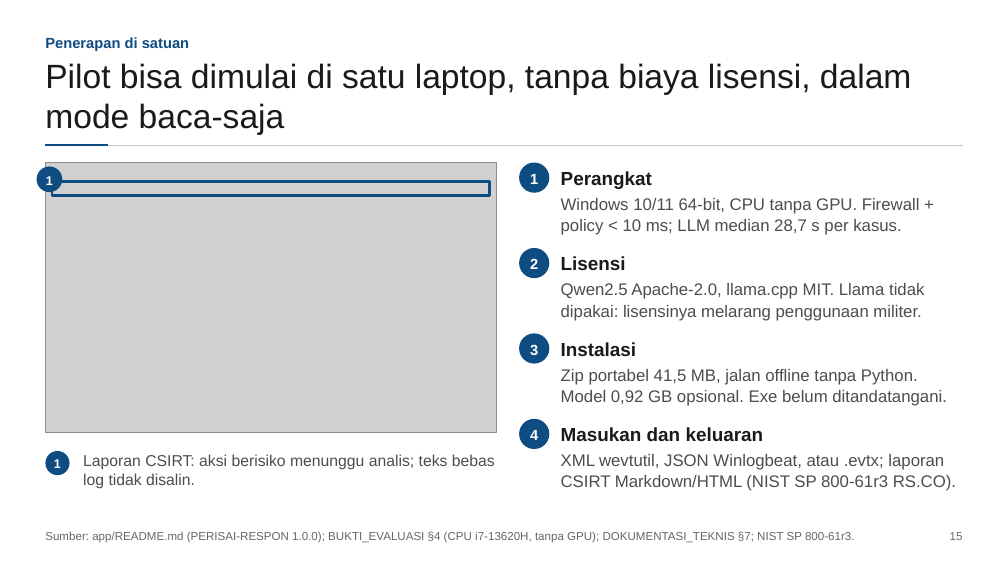
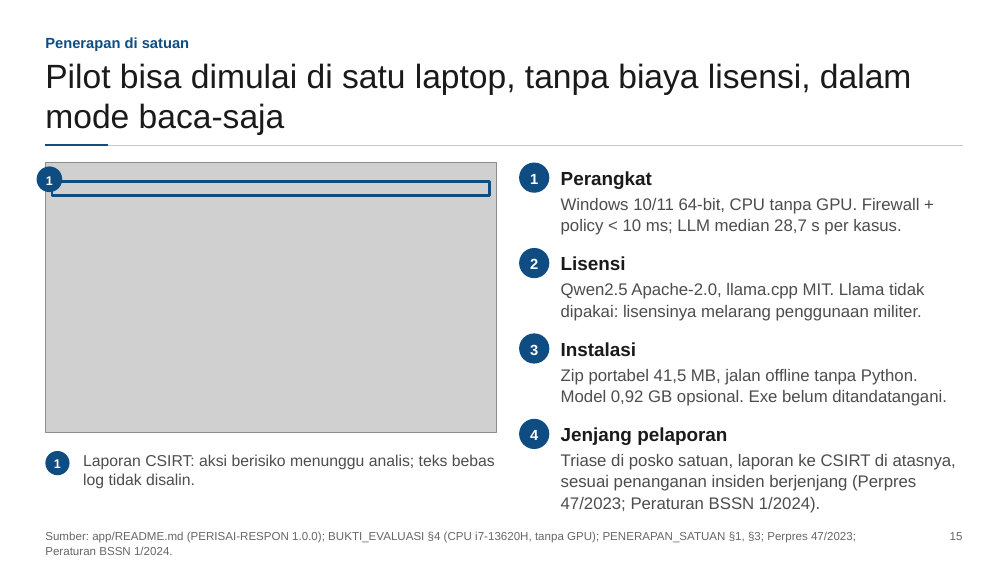
Before and after one commit to poggymacello/perisai-respon, a slide deck: slide 15 of aset_kirim/slide/PERISAI-RESPON_Slide_Teknis.pptx. Drawn at 1008x567 pixels with LibreOffice and Linux fonts; fonts in the diff are those of the drawing; grey boxes stand for pictures. Boxes give left, top, right and bottom in pixels: in the first picture for what was removed or moved away, otherwise in the second. Text is boxed around its words. In the diff, an @@ line names an element or a change of style, - is before the commit and + after.

Commit message:
Cek silang draf AI, penjaga aset OT, paket penerapan satuan, jalur juri 3 menit
- Aplikasi: draf AI yang menyebut kategori di luar temuan aturan ditandai dan dicatat di audit (175 dari 421 draf uji, 41,6 %)
- Aplikasi: usulan isolasi untuk host HMI-/PLC-/SCADA- dan daftar aset satuan menjadi eskalasi
- Aplikasi: muat data contoh idempoten (tidak ada kasus ganda di demo web)
- docs/PENERAPAN_SATUAN.md: peta kebutuhan, skenario posko, instalasi air-gapped, pilot 30 hari, biaya, risiko
- README: bagian Untuk juri, hasil cek silang, deklarasi narasi TTS
- Slide teknis, screenshot 15 Nov, susunan tim (Poggy ketua, Aziz, Hasri)
- Video: narasi bagian draf AI dan skrip narasi suara sintetis

```diff
--- a/aset_kirim/slide/PERISAI-RESPON_Slide_Teknis.pptx
+++ b/aset_kirim/slide/PERISAI-RESPON_Slide_Teknis.pptx
@@ text at [561,427,727,445]: text changed @@
-Masukan dan keluaran
+Jenjang pelaporan
@@ text at [561,454,956,513]: text changed @@
-XML wevtutil, JSON Winlogbeat, atau .evtx; laporan CSIRT Markdown/HTML (NIST SP 800-61r3 RS.CO).
+Triase di posko satuan, laporan ke CSIRT di atasnya, sesuai penanganan insiden berjenjang (Perpres 47/2023; Peraturan BSSN 1/2024).
@@ text at [45,531,856,555]: text changed @@
-Sumber: app/README.md (PERISAI-RESPON 1.0.0); BUKTI_EVALUASI §4 (CPU i7-13620H, tanpa GPU); DOKUMENTASI_TEKNIS §7; NIST SP 800-61r3.
+Sumber: app/README.md (PERISAI-RESPON 1.0.0); BUKTI_EVALUASI §4 (CPU i7-13620H, tanpa GPU); PENERAPAN_SATUAN §1, §3; Perpres 47/2023; Peraturan BSSN 1/2024.
```
Also in this commit, not shown: 12 other slides changed, 38 other files.
